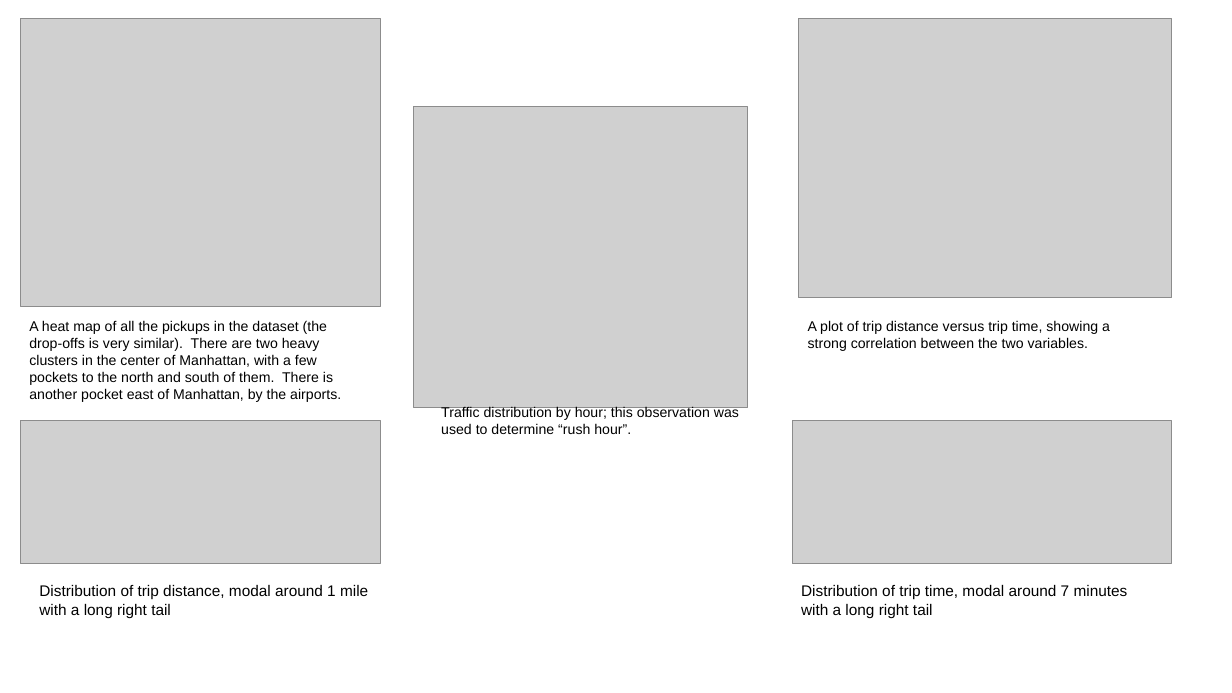
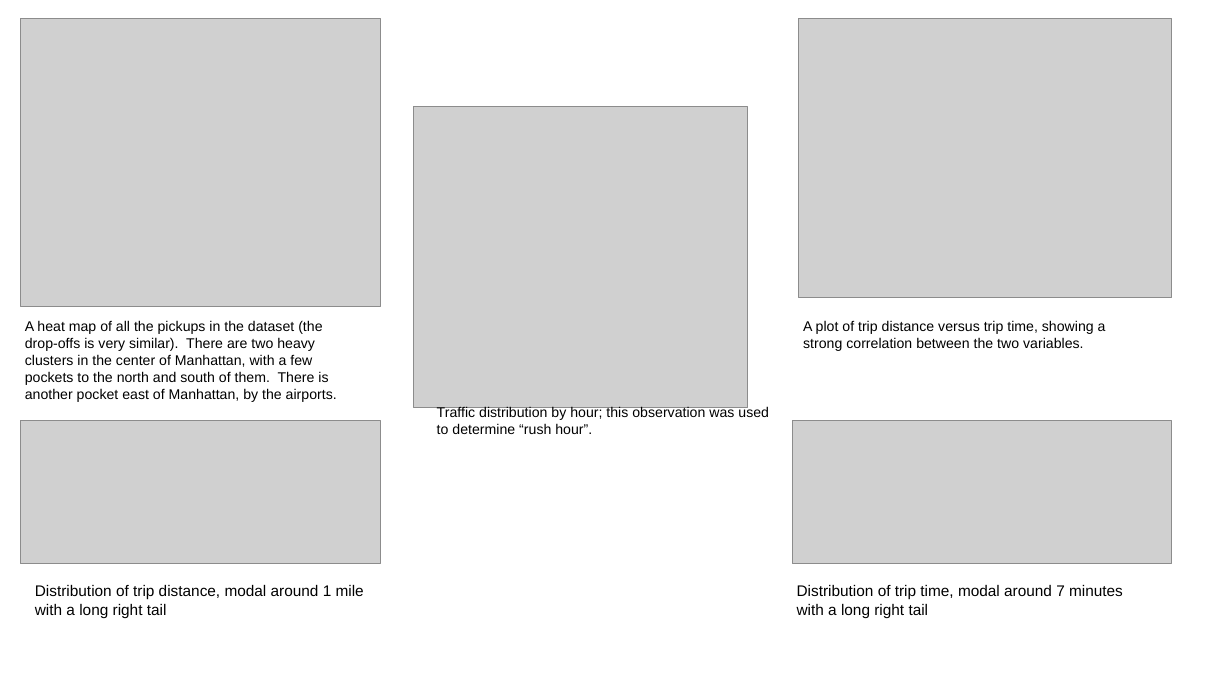
Before and after one commit to gregdevore/Data-Science-Capstone, a slide deck: slide 3 of Data Science Capstone Project Predicting NYC Taxi Trip.pptx. Drawn at 1232x693 pixels with LibreOffice and Linux fonts; fonts in the diff are those of the drawing; grey boxes stand for pictures. Boxes give left, top, right and bottom in pixels: in the first picture for what was removed or moved away, otherwise in the second. Text is boxed around its words. In the diff, an @@ line names an element or a change of style, - is before the commit and + after.

```diff
--- a/Data Science Capstone Project Predicting NYC Taxi Trip.pptx
+++ b/Data Science Capstone Project Predicting NYC Taxi Trip.pptx
@@ text "A heat map of all ..." moved from (x1=29, y1=320, x2=341, y2=402) to (x1=25, y1=320, x2=337, y2=402) @@
@@ text "A plot of trip distance ..." moved from (x1=808, y1=320, x2=1110, y2=351) to (x1=803, y1=320, x2=1106, y2=351) @@
@@ text "Traffic distribution by hour; this ..." rewrapped from (x1=441, y1=406, x2=739, y2=434) to (x1=437, y1=406, x2=769, y2=434) @@
@@ text "Distribution of trip distance, modal ..." moved from (x1=39, y1=585, x2=368, y2=618) to (x1=35, y1=585, x2=364, y2=618) @@
@@ text "Distribution of trip time, modal ..." moved from (x1=801, y1=585, x2=1128, y2=618) to (x1=797, y1=585, x2=1123, y2=618) @@
```
Also in this commit, not shown: 1 other slide changed, 1 slide added.
